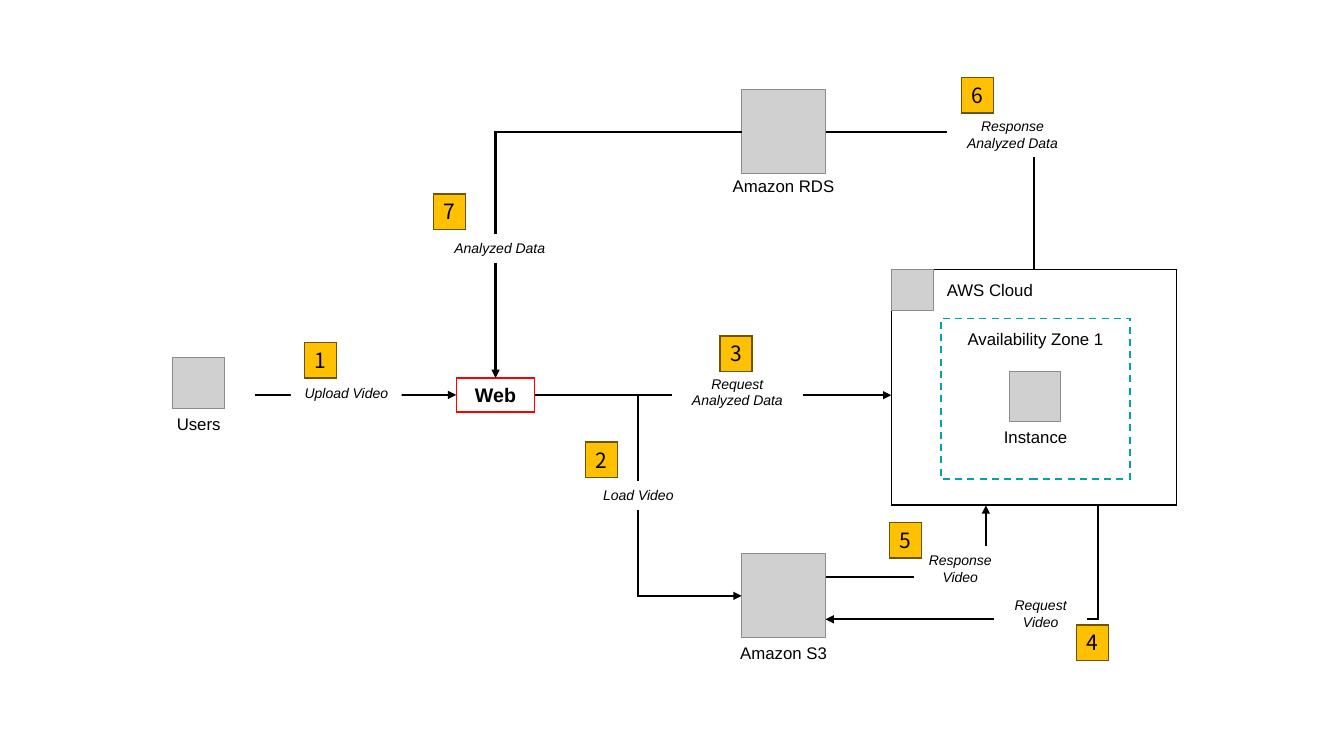
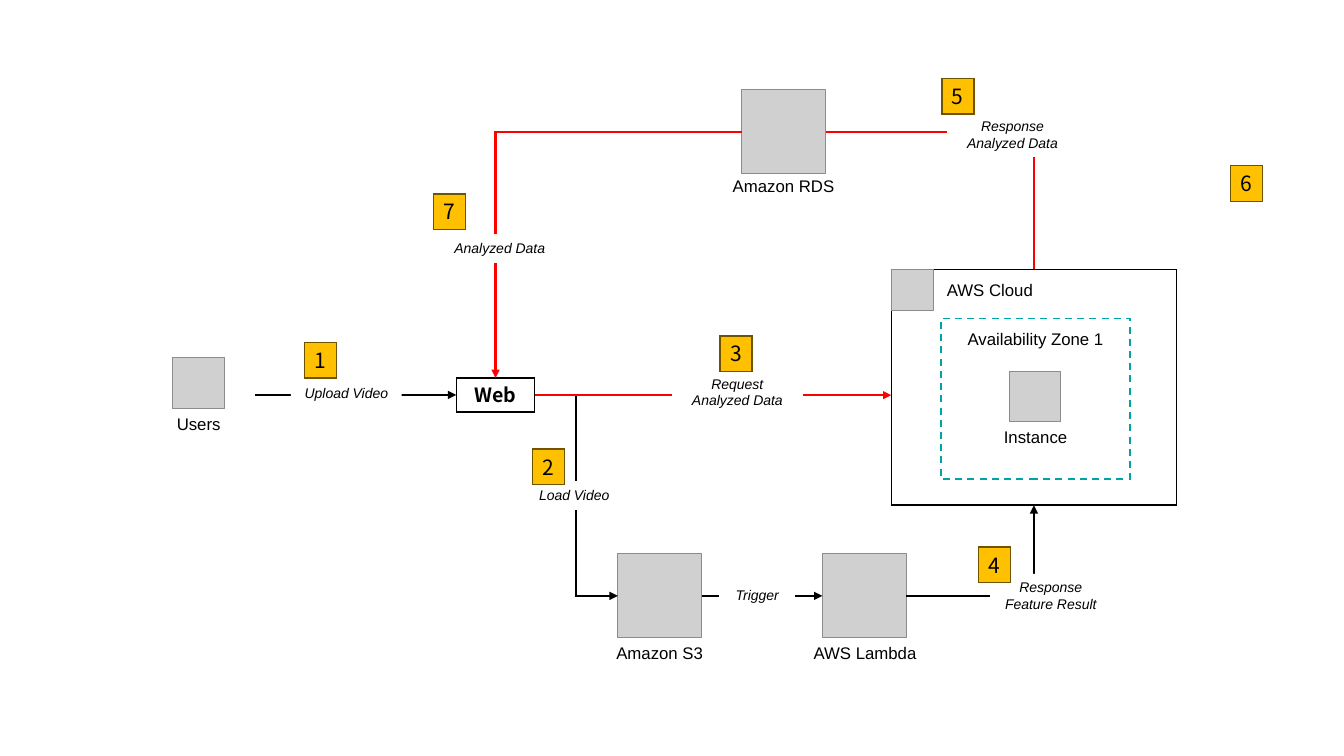
Before and after one commit to lhshs/Genia, a slide deck: slide 2 of Final_pjt2/Infra_Pipeline.pptx (slide 1 before the commit). Drawn at 1344x756 pixels with LibreOffice and Linux fonts; fonts in the diff are those of the drawing; grey boxes stand for pictures. Boxes give left, top, right and bottom in pixels: in the first picture for what was removed or moved away, otherwise in the second. Text is boxed around its words. In the diff, an @@ line names an element or a change of style, - is before the commit and + after.

```diff
--- a/Final_pjt2/Infra_Pipeline.pptx
+++ b/Final_pjt2/Infra_Pipeline.pptx
@@ rectangle "5": place and size @@
-rectangle "5" at <box>890,522,923,558</box>
+rectangle "5" at <box>943,79,975,114</box>
@@ elbow arrow (742, 132) - (496, 378): stroke #000000 1.5 pt to #FF0000 1.5 pt @@
@@ elbow line (826, 132) - (1034, 269): stroke #000000 1.5 pt to #FF0000 1.5 pt @@
@@ rectangle "6": place and size @@
-rectangle "6" at <box>962,78,994,113</box>
+rectangle "6" at <box>1231,165,1263,201</box>
@@ rectangle "Web" at <box>457,378,535,412</box>: font Arial to Noto Sans CJK KR; outline #FF0000 1 pt to #000000 1 pt @@
@@ elbow arrow moved from (535, 395) - (742, 596) to (535, 395) - (618, 596) @@
@@ arrow (535, 395) - (891, 395): stroke #000000 1.5 pt to #FF0000 1.5 pt @@
@@ rectangle "2": place and size @@
-rectangle "2" at <box>586,443,618,478</box>
+rectangle "2" at <box>532,450,565,485</box>
@@ rectangle "Load Video": place and size @@
-rectangle "Load Video" at <box>556,482,722,509</box>
+rectangle "Load Video" at <box>491,482,657,509</box>
@@ elbow arrow removed from (1097, 505) to (826, 620) @@
@@ elbow arrow moved from (826, 578) - (986, 505) to (906, 596) - (1034, 505) @@
@@ picture: place and size @@
-picture at <box>742,555,826,638</box>
+picture at <box>618,555,702,638</box>
@@ picture added at <box>823,555,906,638</box> @@
@@ rectangle removed at <box>914,546,1006,591</box> @@
-Response
-Video
@@ rectangle "4": place and size @@
-rectangle "4" at <box>1077,625,1109,660</box>
+rectangle "4" at <box>979,547,1011,583</box>
@@ arrow added from (702, 596) to (823, 596), #000000 1.5 pt @@
@@ rectangle added at <box>720,582,795,609</box>, fill #FFFFFF, outline #FFFFFF 1 pt, 10 pt, text #000000, italic @@
+Trigger
@@ rectangle removed at <box>995,592,1087,636</box> @@
-Request
-Video
@@ text added at <box>1005,582,1097,609</box>, 10 pt, text #000000, italic @@
+Response
+Feature Result
@@ text "Amazon S3": place and size @@
-text "Amazon S3" at <box>740,647,827,659</box>
+text "Amazon S3" at <box>616,647,703,659</box>
@@ text added at <box>814,647,917,659</box>, 12 pt, text #000000 @@
+AWS Lambda
```
Also in this commit, not shown: 1 slide added, 4 other files.
